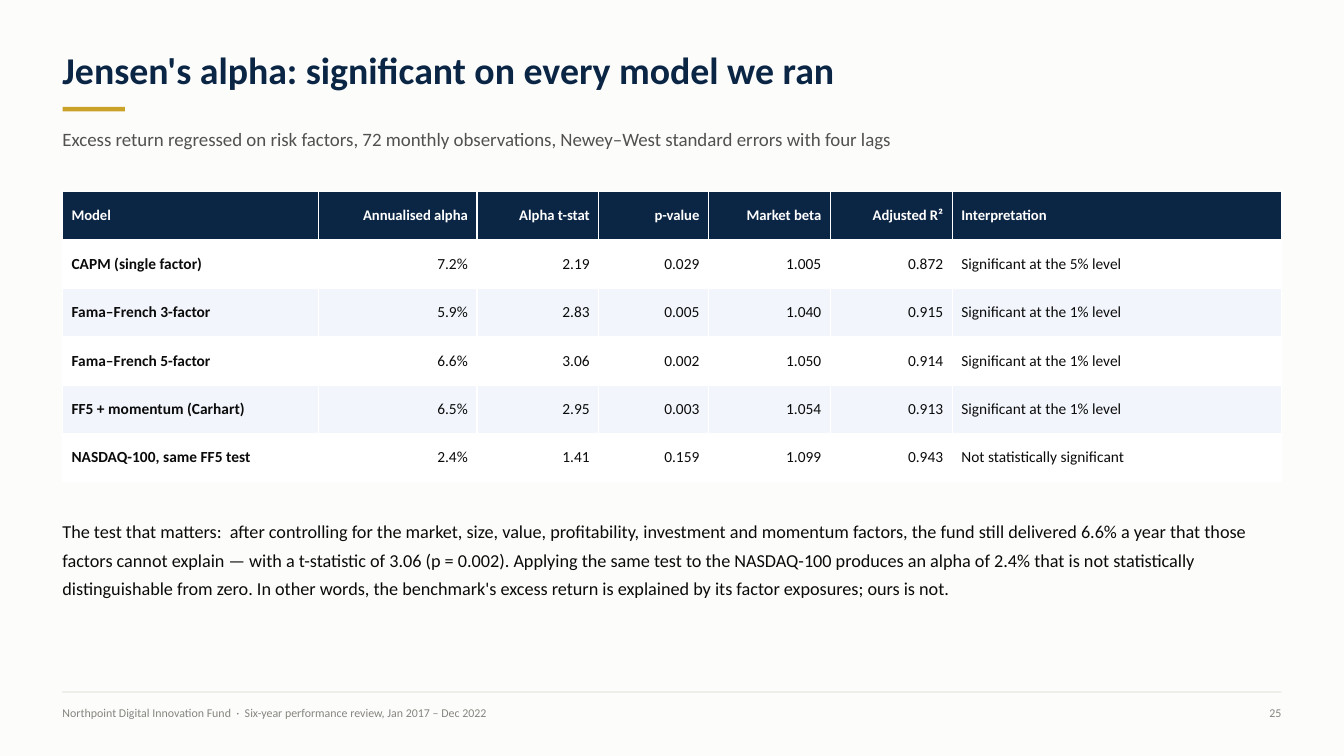
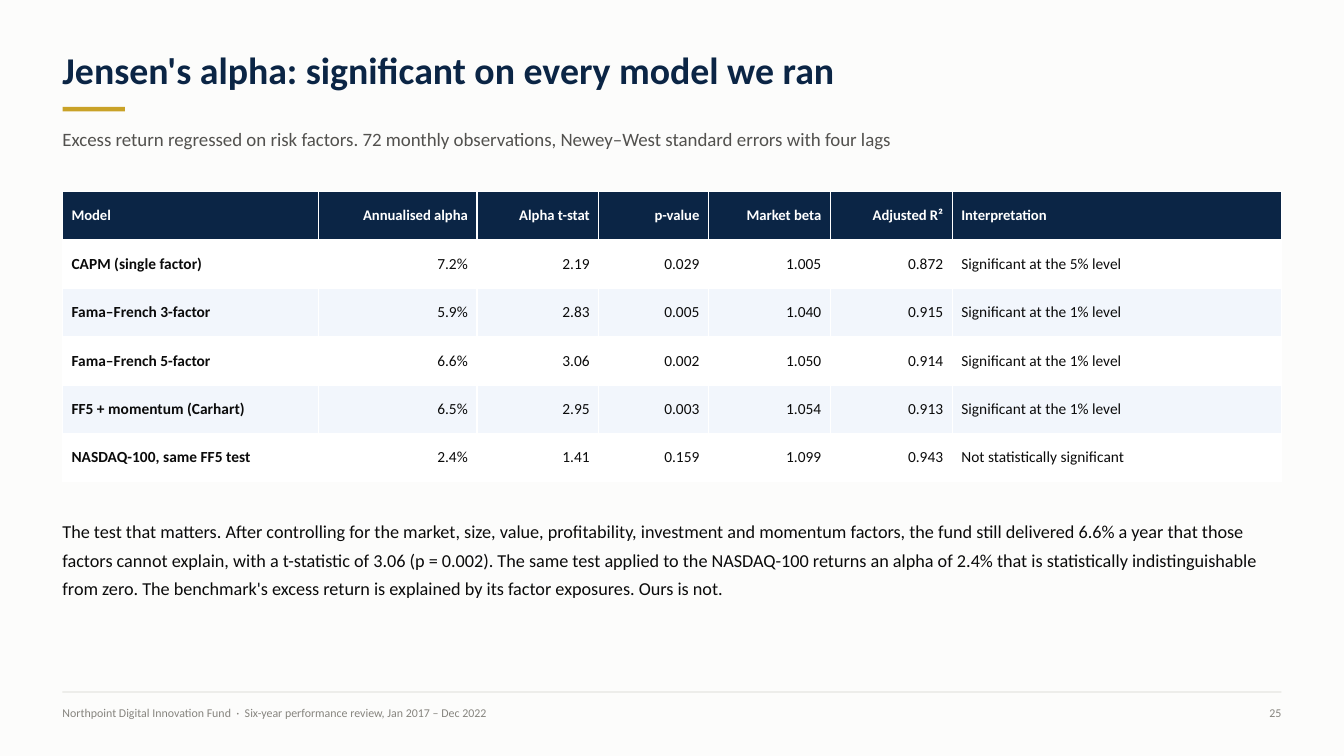
Before and after one commit to sleepdiff-web/CLAUDE, a slide deck: slide 25 of finc13303-portfolio-performance/deliverables/FINC13303_Ass2_PortfolioPerformance_14053836_OConnor.pptx. Drawn at 1344x756 pixels with LibreOffice and Linux fonts; fonts in the diff are those of the drawing. Boxes give left, top, right and bottom in pixels: in the first picture for what was removed or moved away, otherwise in the second. Text is boxed around its words. In the diff, an @@ line names an element or a change of style, - is before the commit and + after.

```diff
--- a/finc13303-portfolio-performance/deliverables/FINC13303_Ass2_PortfolioPerformance_14053836_OConnor.pptx
+++ b/finc13303-portfolio-performance/deliverables/FINC13303_Ass2_PortfolioPerformance_14053836_OConnor.pptx
@@ text at [62,133,891,149]: text changed @@
-Excess return regressed on risk factors, 72 monthly observations, Newey–West standard errors with four lags
+Excess return regressed on risk factors. 72 monthly observations, Newey–West standard errors with four lags
@@ text at [62,525,1256,598]: text changed @@
-The test that matters: after controlling for the market, size, value, profitability, investment and momentum factors, the fund still delivered 6.6% a year that those factors cannot explain — with a t-statistic of 3.06 (p = 0.002). Applying the same test to the NASDAQ-100 produces an alpha of 2.4% that is not statistically distinguishable from zero. In other words, the benchmark's excess return is explained by its factor exposures; ours is not.
+The test that matters. After controlling for the market, size, value, profitability, investment and momentum factors, the fund still delivered 6.6% a year that those factors cannot explain, with a t-statistic of 3.06 (p = 0.002). The same test applied to the NASDAQ-100 returns an alpha of 2.4% that is statistically indistinguishable from zero. The benchmark's excess return is explained by its factor exposures. Ours is not.
```
Also in this commit, not shown: 23 other slides changed, 15 other files.
